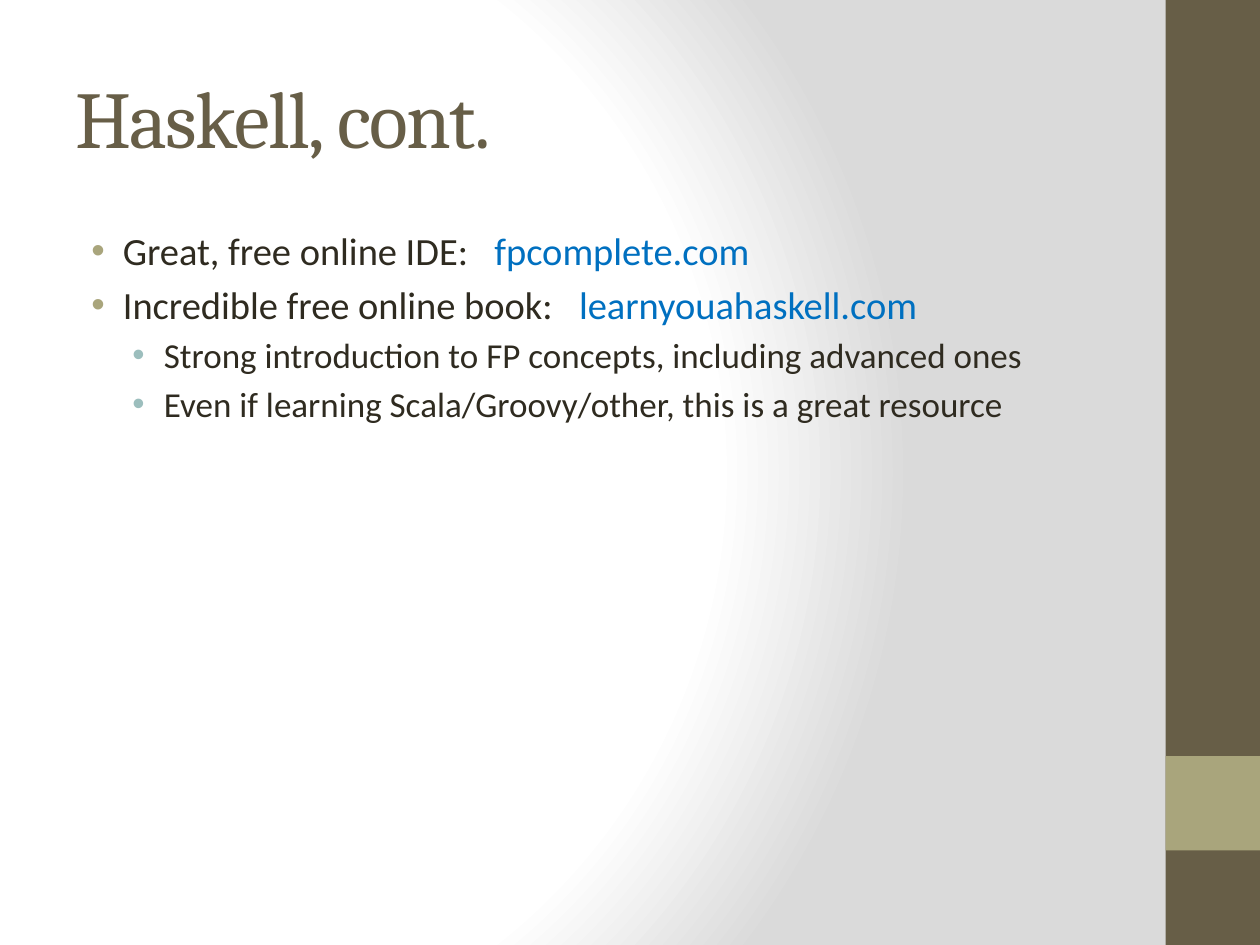
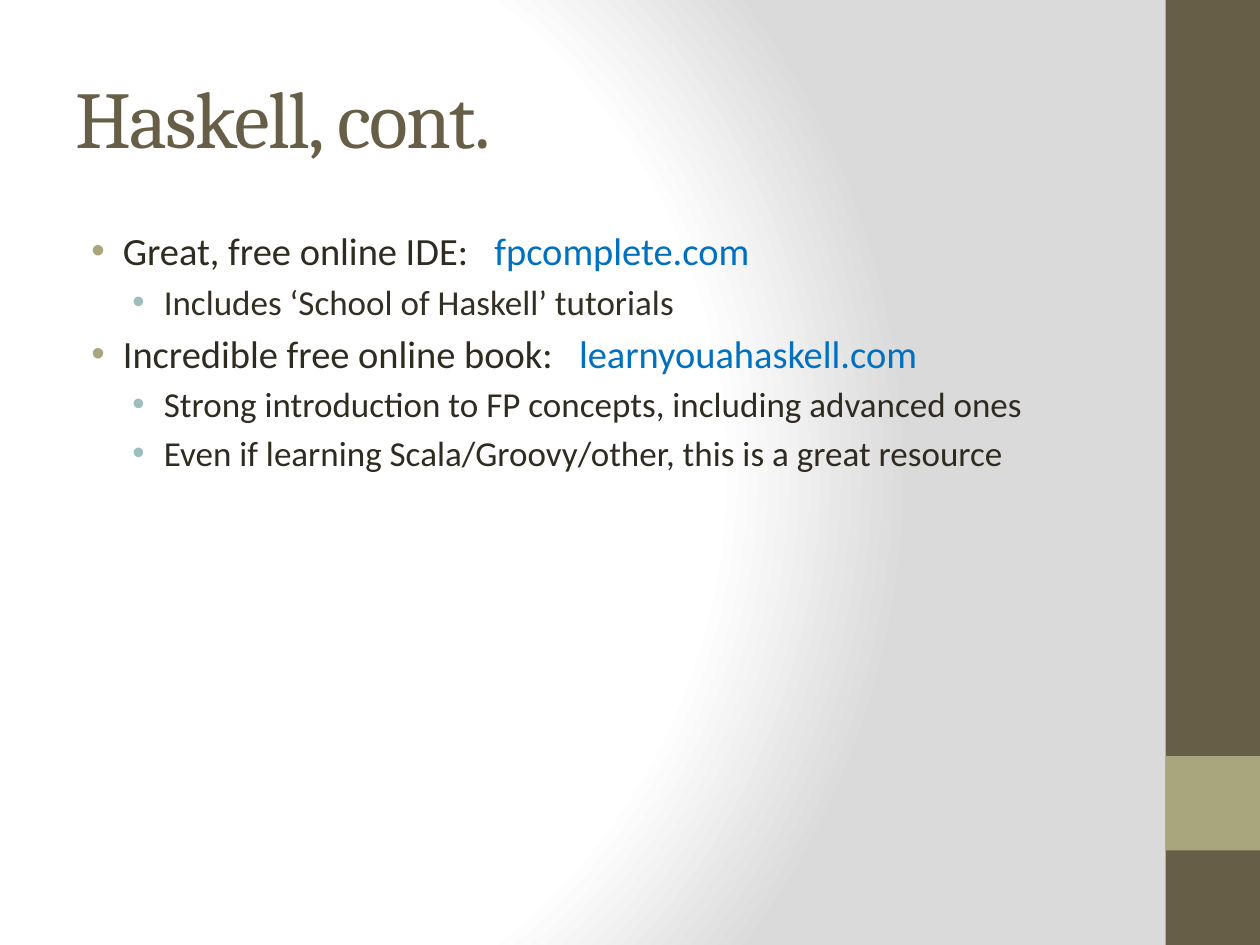
Before and after one commit to bjhartin/FoundationsOfFunctionalProgramming, a slide deck: slide 45 of FoundationsOfFunctionalProgramming.pptx. Drawn at 1260x945 pixels with LibreOffice and Linux fonts; fonts in the diff are those of the drawing. Boxes give left, top, right and bottom in pixels: in the first picture for what was removed or moved away, otherwise in the second. Text is boxed around its words. In the diff, an @@ line names an element or a change of style, - is before the commit and + after.

```diff
--- a/FoundationsOfFunctionalProgramming.pptx
+++ b/FoundationsOfFunctionalProgramming.pptx
@@ text at (164, 290, 674, 316): paragraph added @@
+  • Includes ‘School of Haskell’ tutorials
```
Also in this commit, not shown: 3 other slides changed, 8 other files.
